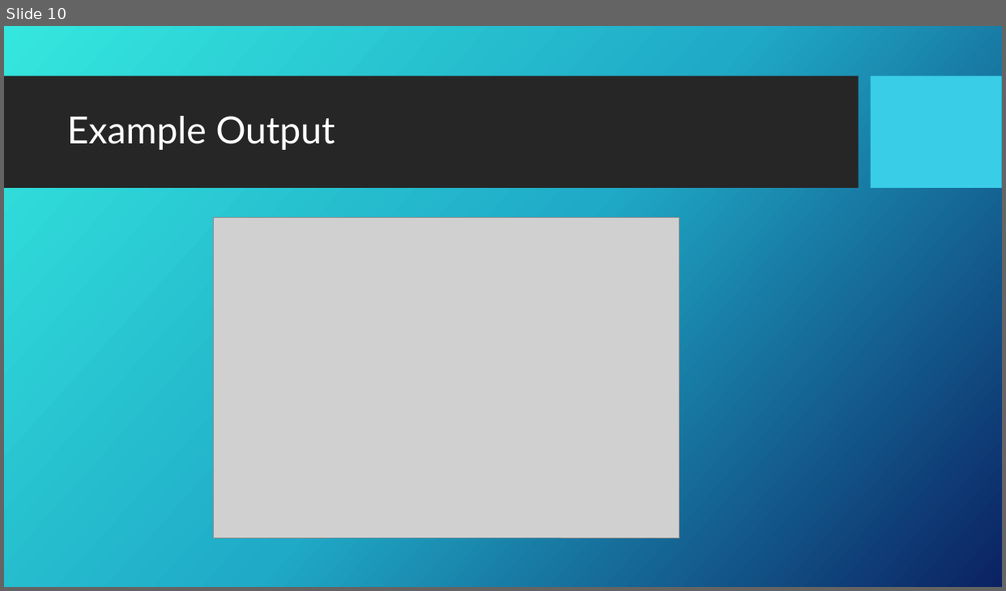
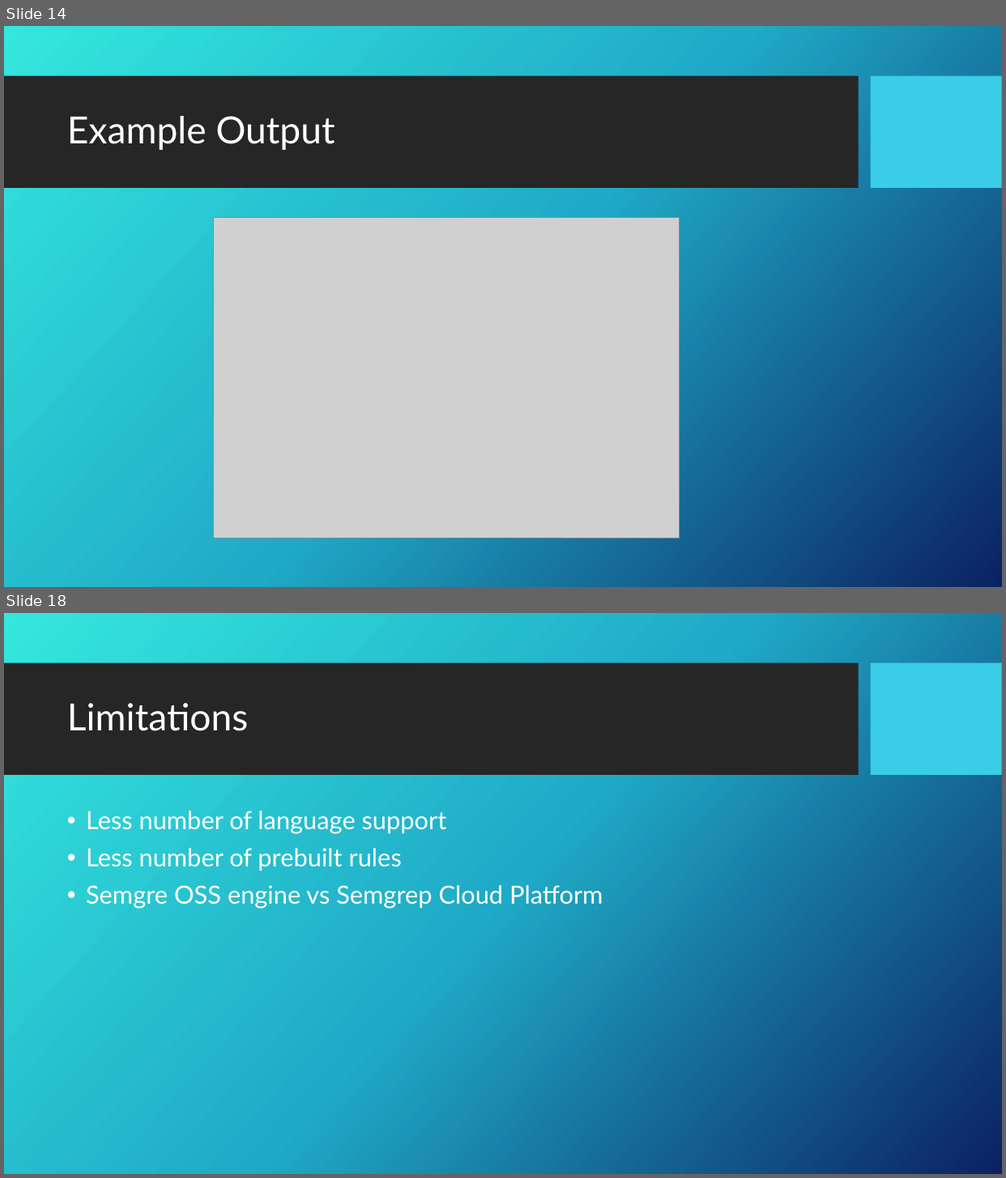
Before and after one commit to ajeesh875/pyShellSAST, a slide deck: SEMGREP.pptx. Shown one above the other, each under a label of ours: slide 10 before the commit, slides 14 and 18 after it; the slides between them are not shown. The pictures are 1006x591 and 1006x1178 pixels, drawn with LibreOffice and Linux fonts; fonts in the diff are those of the drawing; grey boxes stand for pictures; background and template pictures are left out. Boxes give left, top, right and bottom in pixels: in the first picture for what was removed or moved away, otherwise in the second. Text is boxed around its words. In the diff, an @@ line names an element or a change of style, - is before the commit and + after.

```diff
--- a/SEMGREP.pptx
+++ b/SEMGREP.pptx
@@ slide 18 added at [4, 613, 1002, 1174], background picture (left out); not listed: 2 template elements that a slide beside it also shows @@
@@ title added at [67, 703, 248, 731], 36 pt, text #FFFFFF @@
+Limitations
@@ text added at [86, 811, 603, 909], 24 pt, text #FFFFFF @@
+• Less number of language support
+• Less number of prebuilt rules
+• Semgre OSS engine vs Semgrep Cloud Platform
@@ what was slide 10 is now slide 14 @@
```
Also in this commit, not shown: 4 slides changed, 8 other slides added, 1 slide removed.
